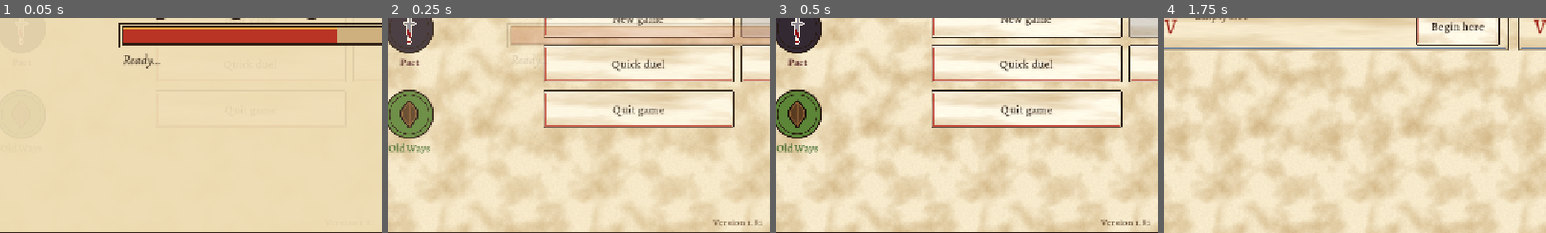
Above: before the commit, frames 1-4 (left to right).
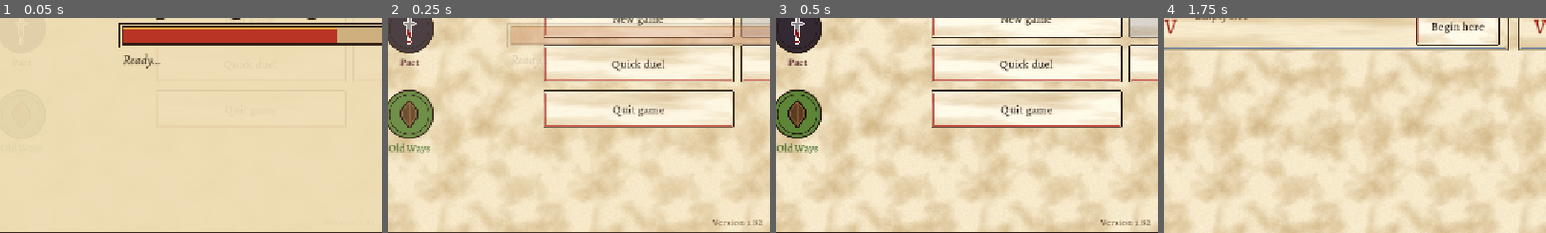
Above: after the commit, the same moments.

Repository: cavaleirobrancopensante/TCG-RPG
Game: Godot game, scene res://scenes/main.tscn
The game is run twice, just before and just after one commit, with the same random seed, the same clock (stepped at 60 frames per second) and the same inputs.
Inputs:
- Up to frame 1 (0.05 s): no input
- Up to frame 2 (0.25 s): no input
- Up to frame 3 (0.5 s): no input
- Up to frame 4 (1.75 s): click "New game" at 0.5 s; click "New game" at 1.25 s
The pictures show only the part of the screen within x 4-54%, y 48-98%; the shares and areas given below are measured in that part.

The runs differ from the first frame. In frame 2, 0.1% of the frame differs, in the area x 85-98%, y 93-97%; in frame 3, 0.1%; in frame 4, nothing differs.

Commit message:
1.82: the deck builder no longer needs a project rescan to open
The Basic lands pop-up is preloaded by path instead of found by class
name, so an editor whose class cache predates 1.81 (the phone after a
pull) opens the deck builder instead of a grey screen.

Co-Authored-By: Claude Opus 5.5 <noreply@anthropic.com>
Claude-Session: https://claude.ai/code/session_01HitH66itUkjde1DxHgtaC5

Diff:
--- a/project.godot
+++ b/project.godot
@@ -12,7 +12,7 @@
 
 config/name="TCG-RPG"
 config/description="A card-battle RPG: MTG-style rules, Yu-Gi-Oh!-style summons, open world."
-config/version="1.81"
+config/version="1.82"
 run/main_scene="res://scenes/main.tscn"
 config/features=PackedStringArray("4.7", "GL Compatibility")
 boot_splash/bg_color=Color(0.93, 0.86, 0.7, 1)
--- a/scripts/ui/basic_lands_popup.gd
+++ b/scripts/ui/basic_lands_popup.gd
@@ -1,4 +1,3 @@
-class_name BasicLandsPopup
 extends RefCounted
 ## The Basic lands pop-up of the deck builder (1.81), the same on every deck-building screen:
 ## your decks, Quick Duel, and the draft and sealed tournaments.
--- a/scripts/ui/deck_builder.gd
+++ b/scripts/ui/deck_builder.gd
@@ -33,6 +33,9 @@
 const RIGHT_MIN := 404.0              # the deck column: room for six land pips (6 x 64 + gaps)
 const MENU := ["New deck", "Copy deck", "Rename deck", "Delete deck", "Auto build", "Basic lands"]
 const MAX_LISTS := 6                  # draft mode: lists from one pool at most
+## Loaded by path, not by class name: an editor that has not rescanned the project yet (a phone
+## after a pull) would not know a new class_name, and the whole deck builder would fail to load.
+const LandsPopup := preload("res://scripts/ui/basic_lands_popup.gd")
 
 var editing := 0                  # index of the deck being edited
 var pool := {}                    # draft mode: build only from these cards ({id: n})
@@ -551,7 +554,7 @@
 
 ## The Basic lands pop-up for the deck being edited; Done replaces its basic lands (one Undo).
 func open_basic_lands() -> Control:
-	return BasicLandsPopup.open(self, _deck(), func(counts: Dictionary):
+	return LandsPopup.open(self, _deck(), func(counts: Dictionary):
 		_push_undo()
 		var d := _deck()
 		for f in Factions.ORDER:
--- /dev/null
+++ b/tests/deck_open_check.gd
@@ -0,0 +1,51 @@
+extends Node
+## Opens the deck builder the way the game does (a new game, and a 1.79 save), at phone and
+## desktop sizes, and reports any error. Prints DECKOPEN OK / FAILED.
+
+var main
+
+
+func _ready() -> void:
+	GameState.new_game(7, "wild")
+	GameState.rng.seed = 3
+	for i in 3:
+		GameState.pending_boosters = 1
+		GameState.open_booster()
+	GameState.deck = DeckTools.auto_build(GameState.owned_all())
+	main = load("res://scenes/main.tscn").instantiate()
+	add_child(main)
+	if not main.is_booted:
+		await main.booted
+	for i in 4:
+		await get_tree().process_frame
+	main.open_deck_builder()
+	for i in 10:
+		await get_tree().process_frame
+	var d = main.screen
+	print("screen: ", d, " is DeckBuilder: ", d is DeckBuilder)
+	if d is DeckBuilder:
+		print("grid children: ", d.grid.get_child_count(), " deck rows: ", d.deck_list.get_child_count())
+	var img := get_viewport().get_texture().get_image()
+	img.save_png(OS.get_user_data_dir() + "/shots/deckopen.png")
+	d.closed.emit()
+	for i in 4:
+		await get_tree().process_frame
+	# a deck still holding old-set cards (a practice deck or a list from before 1.80)
+	GameState.decks.append({"name": "Old", "cards": {"wild_c_001": 4, "wild_r_013": 2, "land_wild": 20}})
+	GameState.collection["wild_c_001"] = 4
+	GameState.active_deck = GameState.decks.size() - 1
+	main.open_deck_builder()
+	for i in 10:
+		await get_tree().process_frame
+	print("old-card deck: screen is DeckBuilder: ", main.screen is DeckBuilder)
+	main.screen.closed.emit()
+	for i in 4:
+		await get_tree().process_frame
+	# the Quick Duel sandbox with an old practice deck
+	QuickDuelScreen.write_state({"decks": [{"name": "Practice deck 1", "cards": {"wild_c_001": 4, "land_wild": 36}}]})
+	main._open_practice_builder()
+	for i in 10:
+		await get_tree().process_frame
+	print("sandbox: ", main.screen, main.screen is DeckBuilder)
+	print("DECKOPEN done")
+	get_tree().quit()
--- /dev/null
+++ b/tests/deck_open_check.tscn
@@ -0,0 +1,6 @@
+[gd_scene load_steps=2 format=3]
+
+[ext_resource type="Script" path="res://tests/deck_open_check.gd" id="1"]
+
+[node name="T" type="Node"]
+script = ExtResource("1")
Not shown, added: tests/deck_open_check.gd.uid
Not shown, changed: README.md
